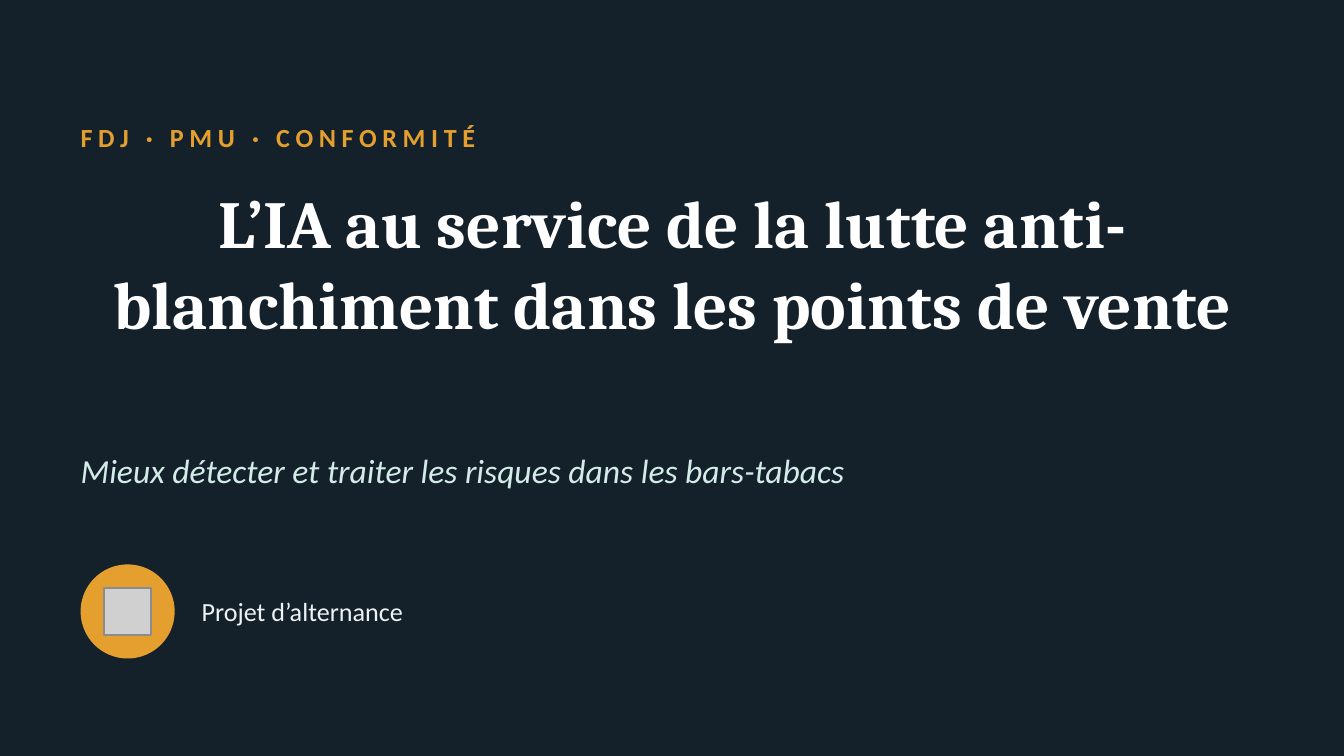
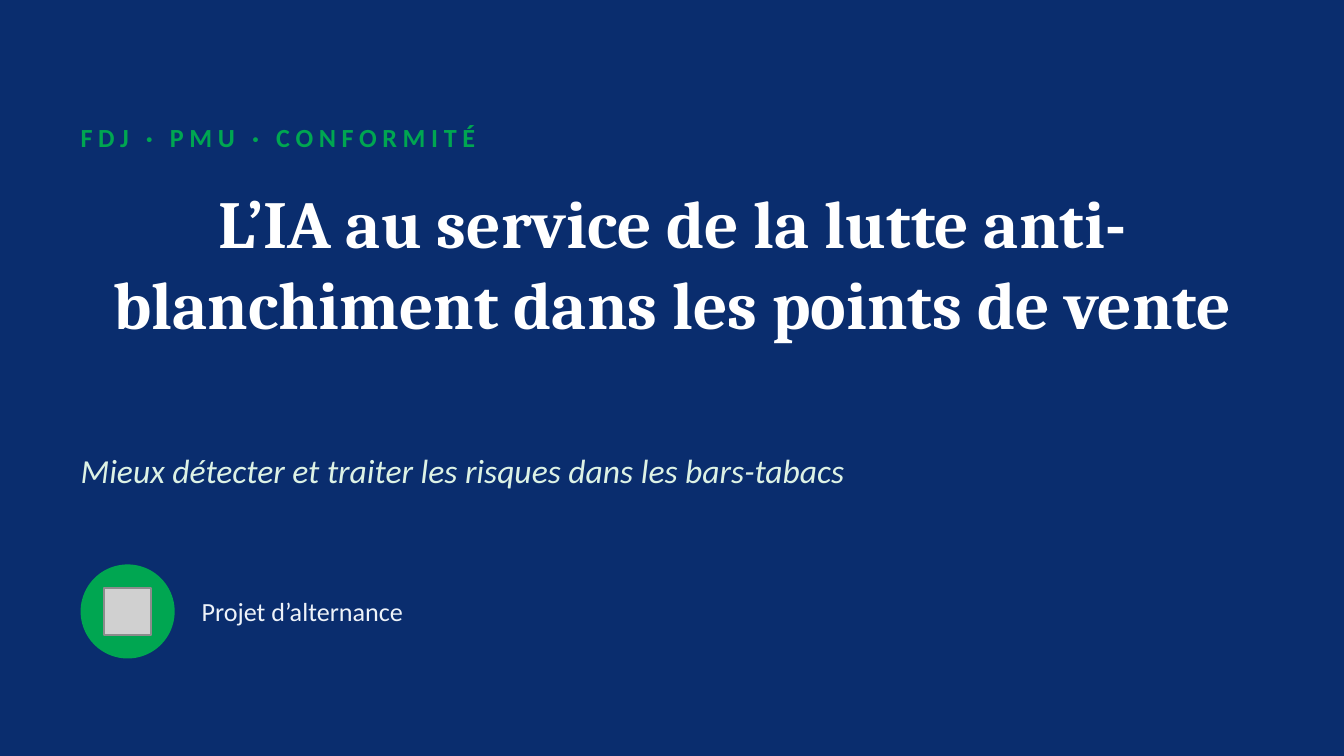
Before and after one commit to saponealexis1-netizen/n8n_projet, a slide deck: slide 1 of presentation/IA_LCB_points_de_vente.pptx. Drawn at 1344x756 pixels with LibreOffice and Linux fonts; fonts in the diff are those of the drawing; grey boxes stand for pictures. Boxes give left, top, right and bottom in pixels: in the first picture for what was removed or moved away, otherwise in the second. Text is boxed around its words. In the diff, an @@ line names an element or a change of style, - is before the commit and + after.

```diff
--- a/presentation/IA_LCB_points_de_vente.pptx
+++ b/presentation/IA_LCB_points_de_vente.pptx
@@ background #14212B to #0A2D6E @@
@@ text "FDJ · PMU · CONFORMITÉ" at (x1=81, y1=125, x2=475, y2=147): text colour #E59F2E to #00A651 @@
@@ text "Mieux détecter et traiter les ..." at (x1=81, y1=459, x2=844, y2=489): text colour #D4ECE8 to #DDF2E5 @@
@@ ellipse at (x1=81, y1=564, x2=175, y2=659): fill #E59F2E to #00A651 @@
@@ text "Projet d’alternance" at (x1=202, y1=602, x2=403, y2=626): text colour #EEF2F4 to #EEF3F9 @@
```
Also in this commit, not shown: 4 other slides changed.
